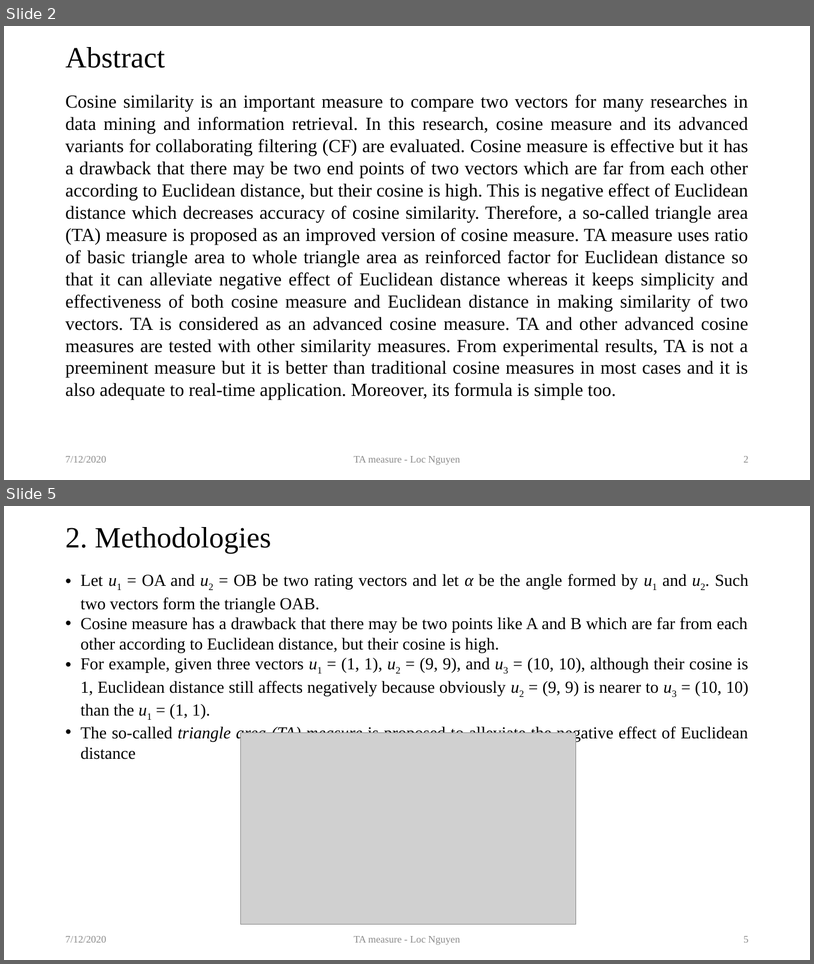
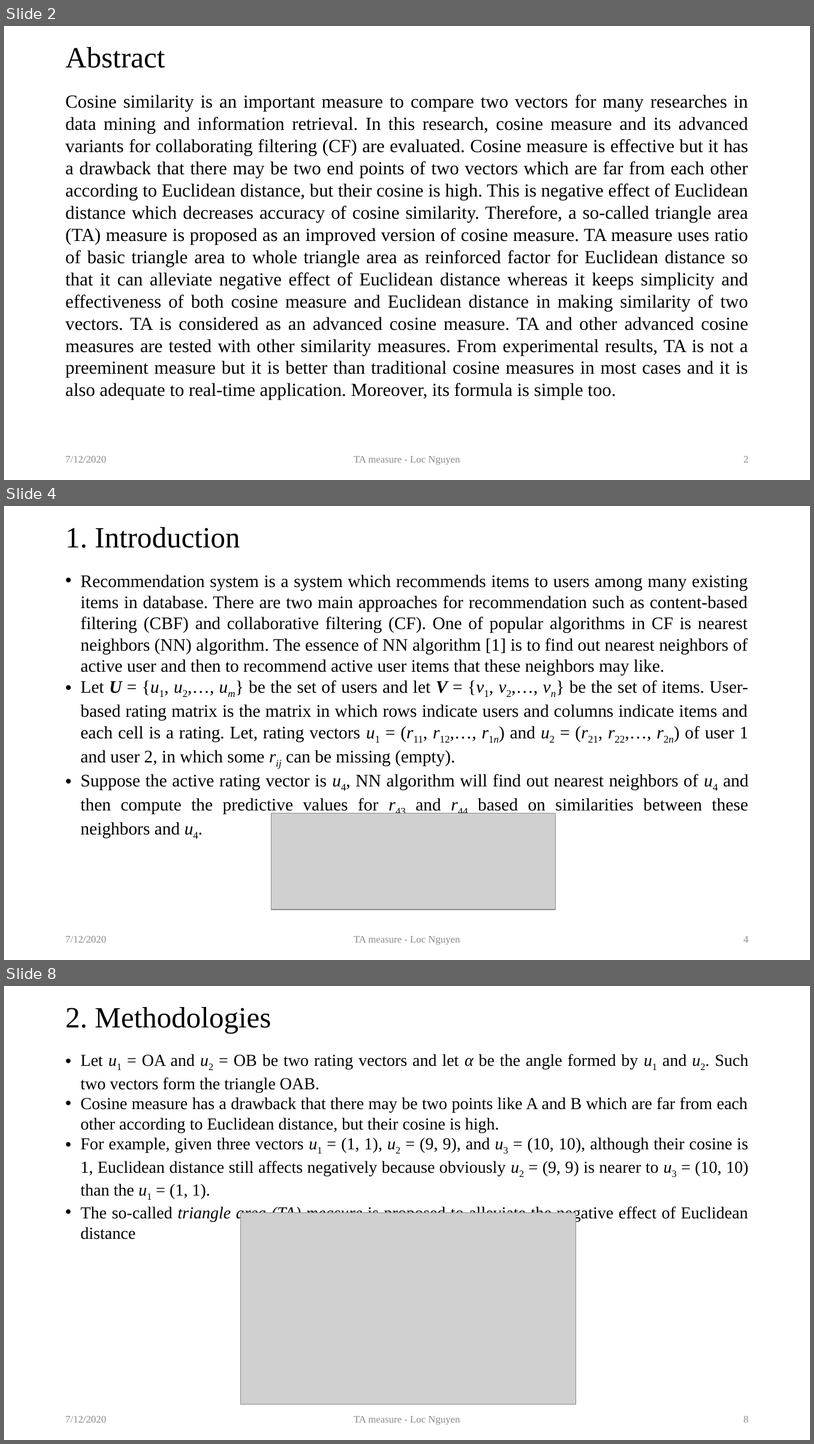
Before and after one commit to locnguyenacademic/sim, a slide deck: 2_design/ta/TA.pptx. Shown one above the other, each under a label of ours: slides 2 and 5 before the commit, slides 2, 4 and 8 after it; the slides between them are not shown. The pictures are 814x964 and 814x1444 pixels, drawn with LibreOffice and Linux fonts; fonts in the diff are those of the drawing; grey boxes stand for pictures. Boxes give left, top, right and bottom in pixels: in the first picture for what was removed or moved away, otherwise in the second. Text is boxed around its words. In the diff, an @@ line names an element or a change of style, - is before the commit and + after.

```diff
--- a/2_design/ta/TA.pptx
+++ b/2_design/ta/TA.pptx
@@ slide 4 added at bbox=[4, 506, 810, 960], background #FFFFFF @@
@@ title added at bbox=[65, 527, 240, 548], 35 pt, text #000000 @@
+1. Introduction
@@ text added at bbox=[81, 574, 749, 838], 21 pt, text #000000 @@
+• Recommendation system is a system which recommends items to users among many existing items in database. There are two main approaches for recommendation such as content-based filtering (CBF) and collaborative filtering (CF). One of popular algorithms in CF is nearest neighbors (NN) algorithm. The essence of NN algorithm [1] is to find out nearest neighbors of active user and then to recommend active user items that these neighbors may like.
+• Let U = {u1, u2,…, um} be the set of users and let V = {v1, v2,…, vn} be the set of items. User-based rating matrix is the matrix in which rows indicate users and columns indicate items and each cell is a rating. Let, rating vectors u1 = (r11, r12,…, r1n) and u2 = (r21, r22,…, r2n) of user 1 and user 2, in which some rij can be missing (empty).
+• Suppose the active rating vector is u4, NN algorithm will find out nearest neighbors of u4 and then compute the predictive values for r43 and r44 based on similarities between these neighbors and u4.
@@ picture added at bbox=[272, 813, 556, 909] @@
@@ text added at bbox=[65, 936, 106, 942], 12 pt, text #8C8C8C @@
+7/12/2020
@@ text added at bbox=[354, 936, 460, 945], 12 pt, text #8C8C8C @@
+TA measure - Loc Nguyen
@@ page number added at bbox=[744, 936, 749, 942], 12 pt, text #8C8C8C @@
+4
@@ what was slide 5 is now slide 8 @@
@@ page number at bbox=[744, 1416, 749, 1422]: text changed @@
-5
+8
```
Also in this commit, not shown: 6 slides changed, 10 other slides added, 5 other files.
